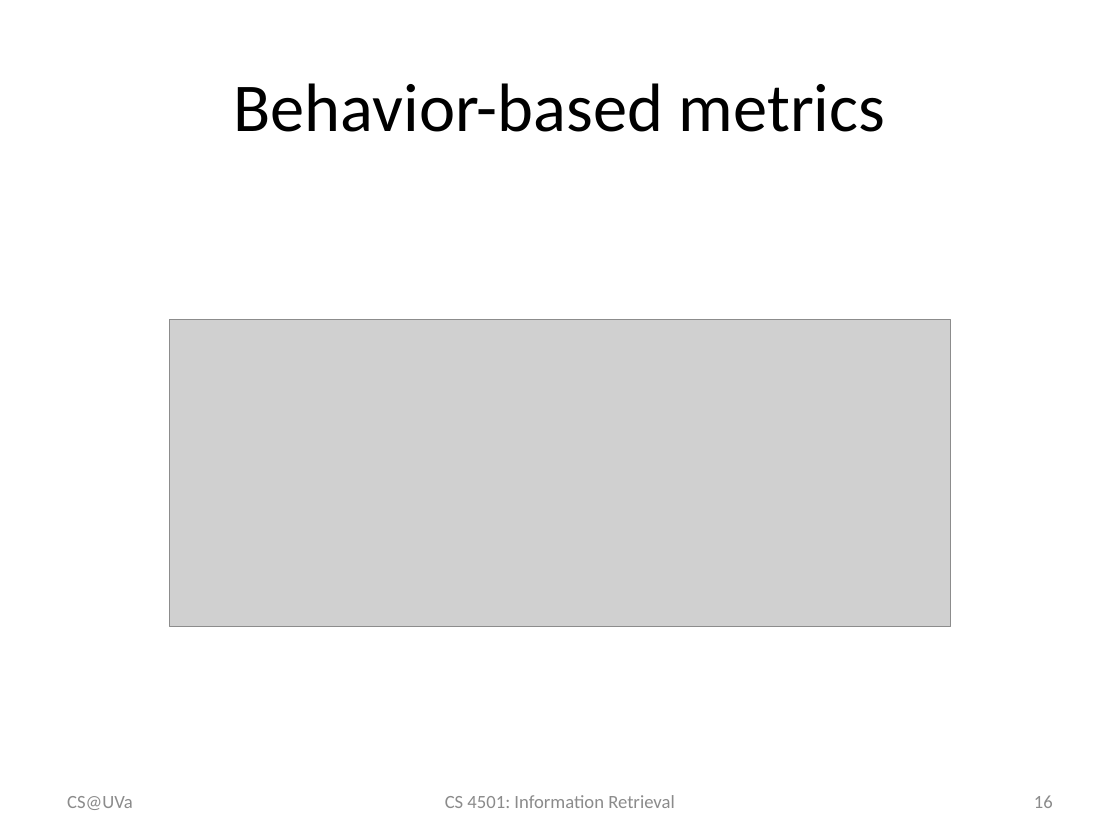
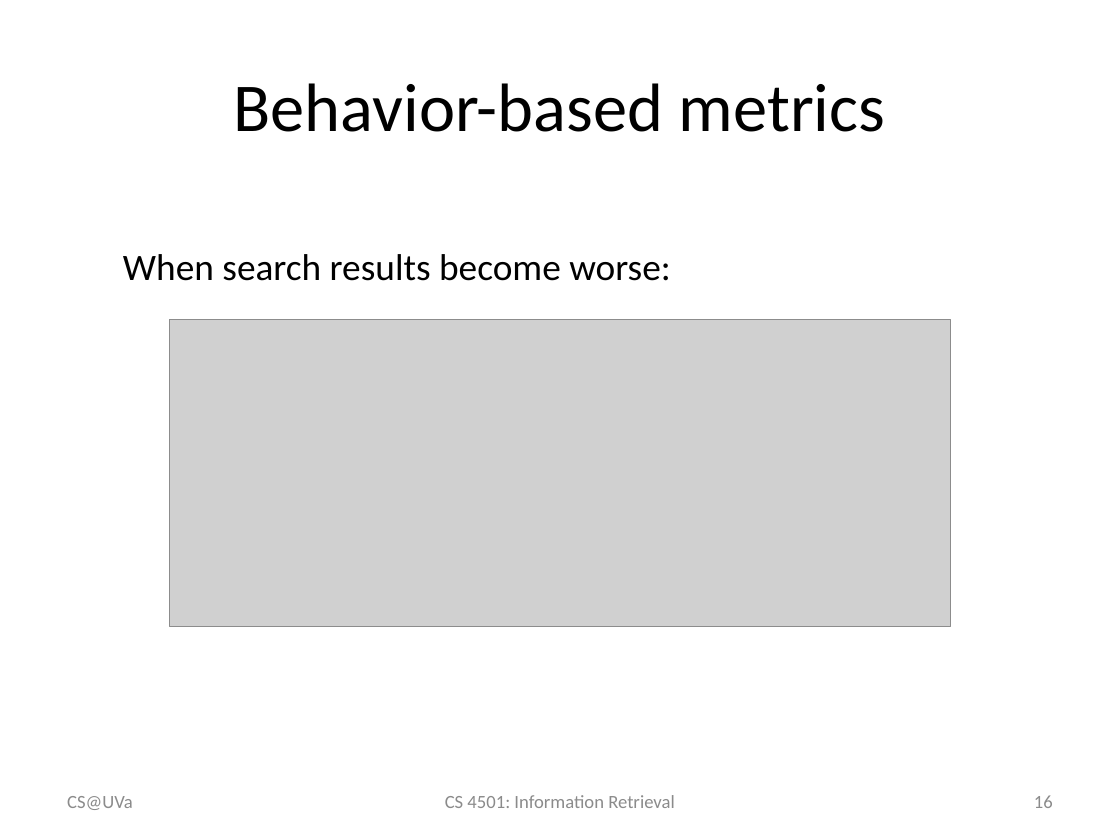
Before and after one commit to wang296/IR2015, a slide deck: slide 16 of docs/Modern Retrieval Evaluations.pptx. Drawn at 1120x840 pixels with LibreOffice and Linux fonts; fonts in the diff are those of the drawing; grey boxes stand for pictures. Boxes give left, top, right and bottom in pixels: in the first picture for what was removed or moved away, otherwise in the second. Text is boxed around its words. In the diff, an @@ line names an element or a change of style, - is before the commit and + after.

```diff
--- a/docs/Modern Retrieval Evaluations.pptx
+++ b/docs/Modern Retrieval Evaluations.pptx
@@ text added at [123,254,671,281], 24 pt, text #000000 @@
+When search results become worse:
```
Also in this commit, not shown: 1 other slide changed, 1 other file.
